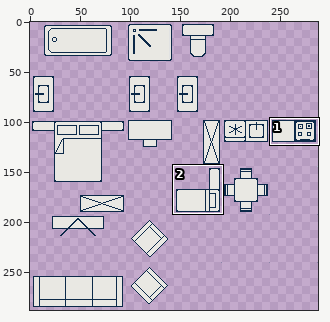
File history of a pixel-art file, Assets/Sprites/ase/furnitureTileset-sibtech.aseprite. Above, an overview of the earlier version with the close-up marked.
Close-up. Old version:
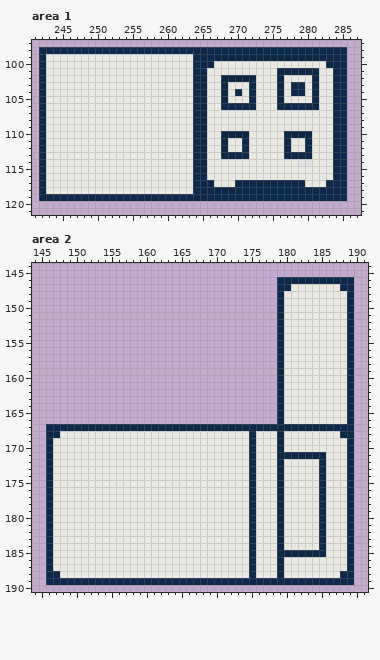
288x288 pixels, 1 frame. Pixels under 10% opacity are left out. Colours within 5 levels of each other are drawn and written as one. Shown: area 1: x 241..287, y 97..121; area 2: x 144..191, y 144..190. The commit also changed other parts of the picture, which this record leaves out.
Now the later version:
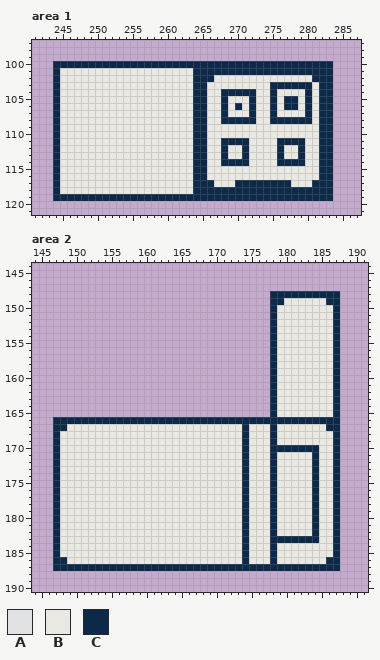
Palette (. is transparent): A #e1e2e3  B #e9e8e3  C #0c2949
Difference:
Changed rows in their new state; - is an unchanged pixel.
Area 1:
first column x 242:
 98 ............................................
 99 ............................................
100 ..CCCCCCCCCCCCCCCCCCCC---CCCCCCCCCCCCCCCC-..
101 ..C---------------------CCCCCCCCCC------CC..
102 ..C---------------------C-BBBBB---B-----CC..
103 ..C-----------------------B---B--C-C--CBCC..
104 ..C------------------------C-C---CB-BBCBCC..
105 ..C------------------------------CBCC-CBCC..
106 ..C------------------------B-B---CB--B-BCC..
107 ..C-----------------------C---C--C----C-CC..
108 ..C-----------------------CCCCC--CCCCCC-CC..
109 ..C-------------------------------------CC..
110 ..C-----------------------BBBB-----BBBB-CC..
111 ..C------------------------CC-----C-CCB-CC..
112 ..C-------------------------------CB-CB-CC..
113 ..C------------------------BB-----CBB-B-CC..
114 ..C-----------------------CCCC----CCCCB-CC..
115 ..C-------------------------------------CC..
116 ..C-------------------------------------CC..
117 ..C---------------------------------BB-CC-..
118 ..C---------------------------------------..
119 ..----------------------------------------..
Area 2:
first column x 146:
146 ---------------------------------...........
147 ---------------------------------...........
148 --------------------------------C-CCCCCCCC..
149 --------------------------------C-------CC..
150 --------------------------------CB-------C..
151 --------------------------------CB-------C..
152 --------------------------------CB-------C..
153 --------------------------------CB-------C..
154 --------------------------------CB-------C..
155 --------------------------------CB-------C..
156 --------------------------------CB-------C..
157 --------------------------------CB-------C..
158 --------------------------------CB-------C..
159 --------------------------------CB-------C..
160 --------------------------------CB-------C..
161 --------------------------------CB-------C..
162 --------------------------------CB-------C..
163 --------------------------------CB-------C..
164 --------------------------------CB-------C..
165 --------------------------------CB-------C..
166 -CCCCCCCCCCCCCCCCCCCCCCCCCCCCCCCC-CCCCCCCC..
167 .--BBBBBBBBBBBBBBBBBBBBBBBBB-BBB-BBBBBBB--..
168 .---------------------------CB--CB-------C..
169 .C--------------------------CB--CB-------C..
170 .C--------------------------CB--C-CCCCC--C..
171 .C--------------------------CB--CBBBBB-B-C..
172 .C--------------------------CB--CB----CB-C..
173 .C--------------------------CB--CB----CB-C..
174 .C--------------------------CB--CB----CB-C..
175 .C--------------------------CB--CB----CB-C..
176 .C--------------------------CB--CB----CB-C..
177 .C--------------------------CB--CB----CB-C..
178 .C--------------------------CB--CB----CB-C..
179 .C--------------------------CB--CB----CB-C..
180 .C--------------------------CB--CB----CB-C..
181 .C--------------------------CB--CB----CB-C..
182 .C--------------------------CB--CB----CB-C..
183 .C--------------------------CB--C-CCCCCB-C..
184 .C--------------------------CB--CB-----B-C..
185 .C--------------------------CB--CBBBBBBB-C..
186 .CC-------------------------CB--CB------CC..
187 .CCCCCCCCCCCCCCCCCCCCCCCCCCCC-CCC-CCCCCCCC..
188 ............................................
189 ............................................
